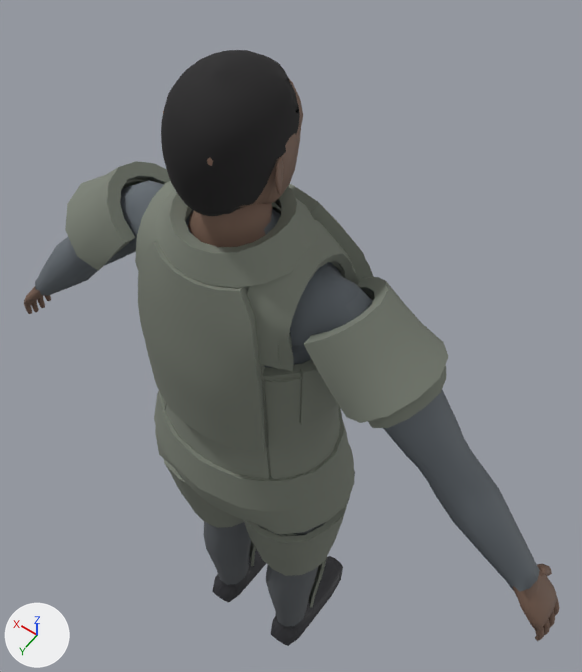
An edit to the glTF model models/characters/human/variants/f04.glb, drawn before and after from the same camera.
Camera for both pictures: a 50 mm camera at (-0.548, 0.641, 2.326) aimed at (0.048, -0.193, 1.015). Lighting does not change. The marker at lower left points along +X, +Y and +Z. The first picture is the older version.

In view in the first picture: 'body', 'head', 'kitaxil', 'kitbeltwide', 'kitdelt', 'kitheavy', 'kitlegwrap', 'kitpelvis', 'kitshcap', 'kitwrap' and 2 more.
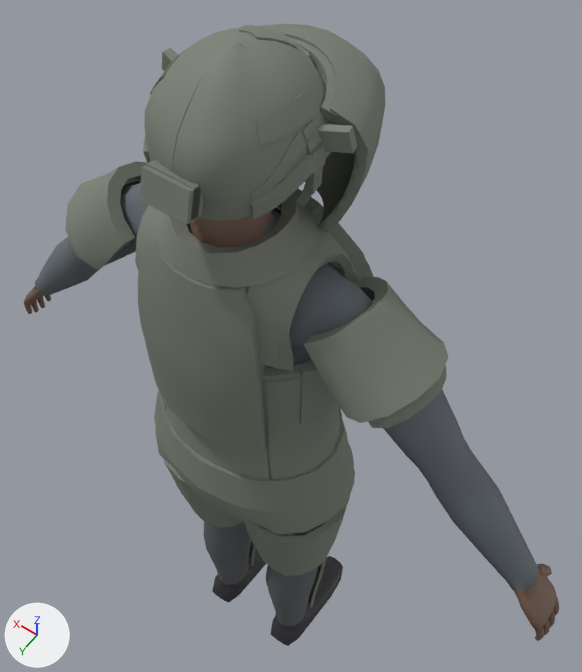
What differs and where, as boxes [x1, y1, x2, y2] in the pictures (582 x 672 px):
'kithelmrifle', added
    after: [140, 25, 336, 225]
'kitshieldrifle', added
    after: [261, 24, 385, 233]
'kitshieldframe', added
    after: [162, 37, 357, 153]
'kitshield', added
    after: [317, 73, 361, 229]
'kithelmfast', added (mostly hidden)
    after: [146, 118, 329, 221]
'kitmandarmshigh', added
    after: [302, 119, 322, 194]
'kitmandarmsmid', added
    after: [307, 143, 325, 192]
'kitmandible', added (mostly hidden)
    after: [296, 160, 326, 207]
'head', unchanged, covered by the edit
    before: [161, 50, 303, 216]

Edits to the bpy script that builds the scene:
```text
Add ob_kitshieldrifle:
    ob_kitshieldrifle = bpy.data.objects.new('kitshieldrifle', me_kitshieldrifle)  # 240 vertices, 476 faces; spans x -0.154..0.154, y -0.26..-0.057, z 1.484..1.727; in mat_kitshieldrifle (grey #7c8176)
    ob_kitshieldrifle.location = (0.0, 0.0, 0.0)
Add ob_kitshieldframe:
    ob_kitshieldframe = bpy.data.objects.new('kitshieldframe', me_kitshieldframe)  # 100 vertices, 188 faces; spans x -0.156..0.152, y -0.172..-0.027, z 1.675..1.727; in mat_kitshieldframe (grey #7c8176)
    ob_kitshieldframe.location = (0.0, 0.0, 0.0)
Add ob_kitshield:
    ob_kitshield = bpy.data.objects.new('kitshield', me_kitshield)  # 240 vertices, 476 faces; spans x -0.145..0.145, y -0.25..-0.057, z 1.491..1.719; in mat_kitshield (grey #7c8176)
    ob_kitshield.location = (0.0, 0.0, 0.0)
Add ob_kitmandible:
    ob_kitmandible = bpy.data.objects.new('kitmandible', me_kitmandible)  # 170 vertices, 336 faces; spans x -0.108..0.105, y -0.156..-0.027, z 1.549..1.631; in mat_kitmandible (grey #7c8176)
    ob_kitmandible.location = (0.0, 0.0, 0.0)
Add ob_kitmandarmsmid:
    ob_kitmandarmsmid = bpy.data.objects.new('kitmandarmsmid', me_kitmandarmsmid)  # 32 vertices, 48 faces; spans x -0.121..0.12, y -0.042..-0.006, z 1.612..1.69; in mat_kitmandarmsmid (grey #7c8176)
    ob_kitmandarmsmid.location = (0.0, 0.0, 0.0)
Add ob_kitmandarmshigh:
    ob_kitmandarmshigh = bpy.data.objects.new('kitmandarmshigh', me_kitmandarmshigh)  # 32 vertices, 48 faces; spans x -0.115..0.114, y -0.042..-0.005, z 1.613..1.72; in mat_kitmandarmshigh (grey #7c8176)
    ob_kitmandarmshigh.location = (0.0, 0.0, 0.0)
Add ob_kithelmrifle:
    ob_kithelmrifle = bpy.data.objects.new('kithelmrifle', me_kithelmrifle)  # 890 vertices, 1760 faces; spans x -0.121..0.12, y -0.156..0.142, z 1.615..1.796; in mat_kithelmrifle (grey #7c8176)
    ob_kithelmrifle.location = (0.0, 0.0, 0.0)
Add ob_kithelmfast:
    ob_kithelmfast = bpy.data.objects.new('kithelmfast', me_kithelmfast)  # 890 vertices, 1760 faces; spans x -0.111..0.11, y -0.149..0.134, z 1.628..1.788; in mat_kithelmfast (grey #7c8176)
    ob_kithelmfast.location = (0.0, 0.0, 0.0)
```
